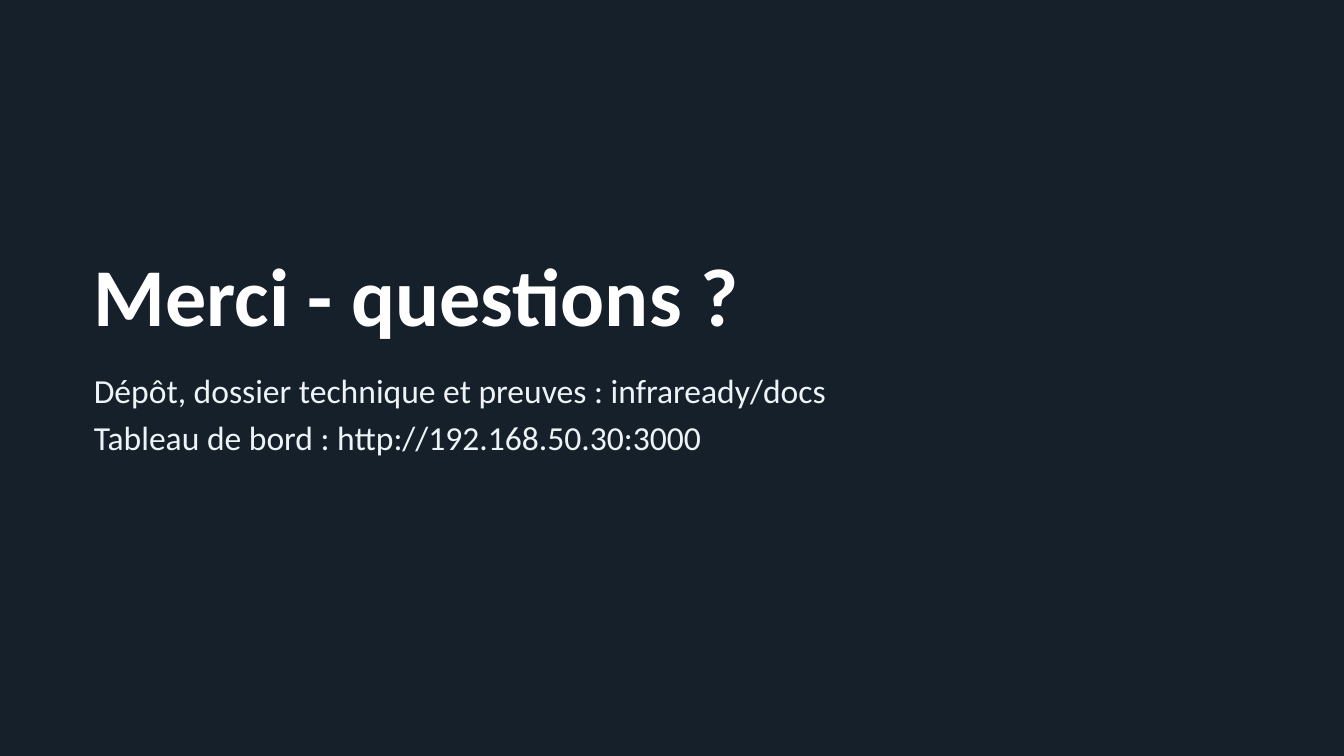
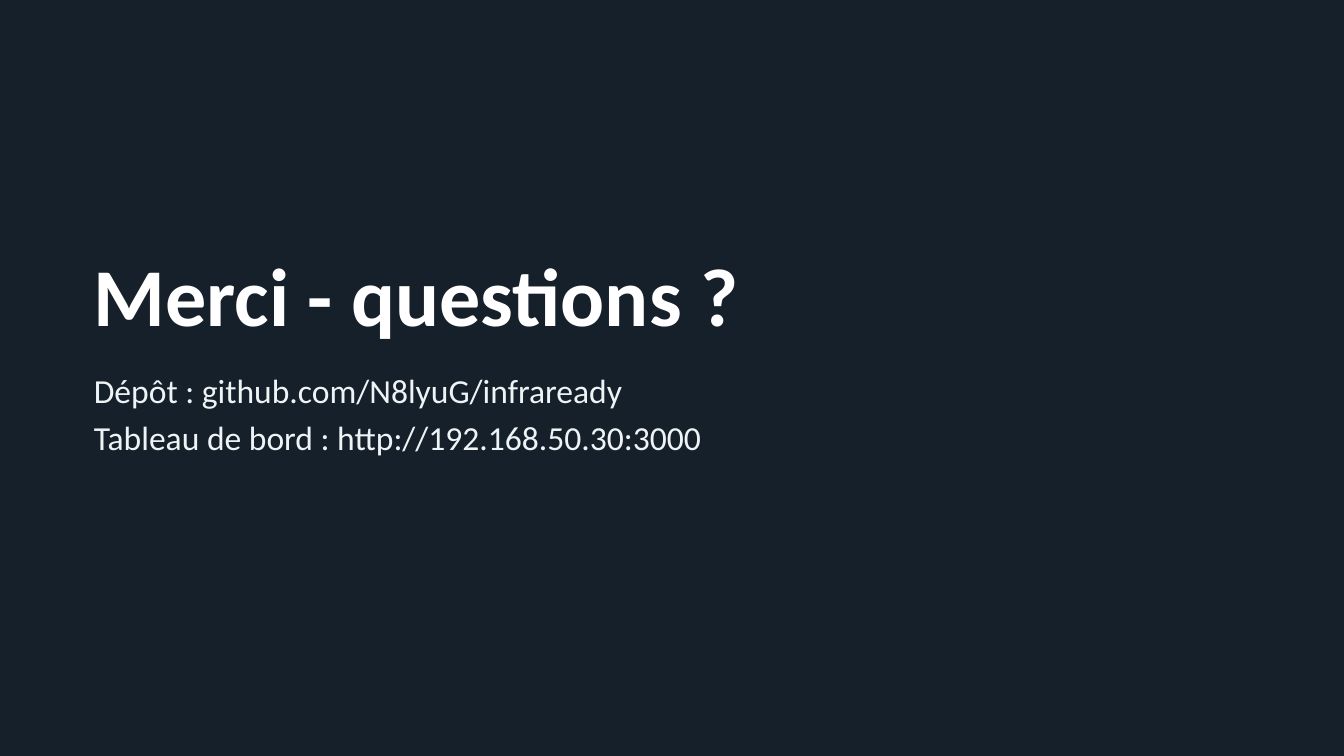
Before and after one commit to N8lyuG/infraready, a slide deck: slide 16 of docs/presentation_orale.pptx. Drawn at 1344x756 pixels with LibreOffice and Linux fonts; fonts in the diff are those of the drawing. Boxes give left, top, right and bottom in pixels: in the first picture for what was removed or moved away, otherwise in the second. Text is boxed around its words. In the diff, an @@ line names an element or a change of style, - is before the commit and + after.

Commit message:
Livrables mis a jour avec le lien du depot et la preuve du run vert
- README : tache G avec lien vers le run GitHub Actions vert
- dossier-technique.pdf : URL du depot + capture du run (section 11)
- presentation_orale : URL du depot

```diff
--- a/docs/presentation_orale.pptx
+++ b/docs/presentation_orale.pptx
@@ text at (94,379,622,409): text changed @@
-Dépôt, dossier technique et preuves : infraready/docs
+Dépôt : github.com/N8lyuG/infraready
```
Also in this commit, not shown: 1 other slide changed, 3 other files.
